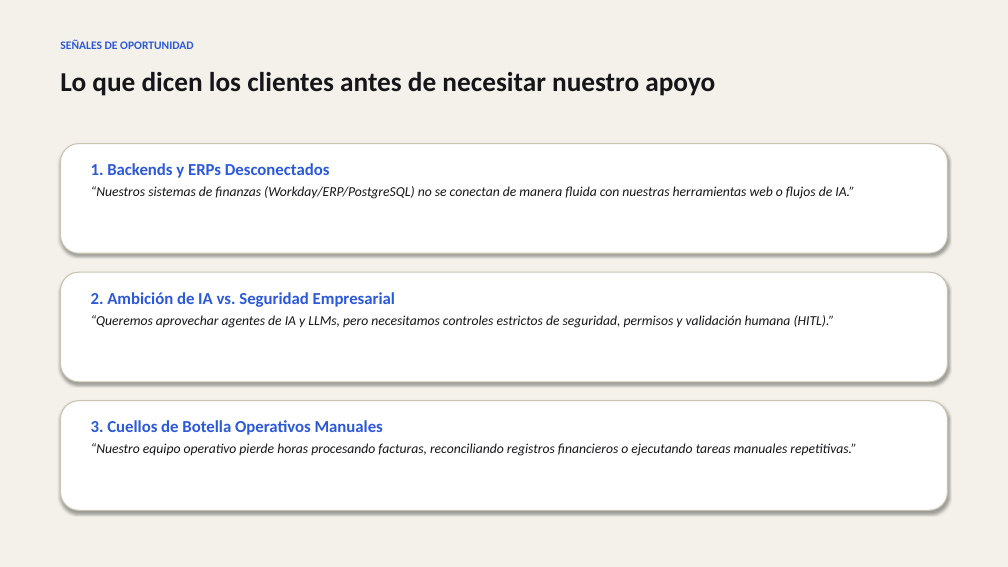
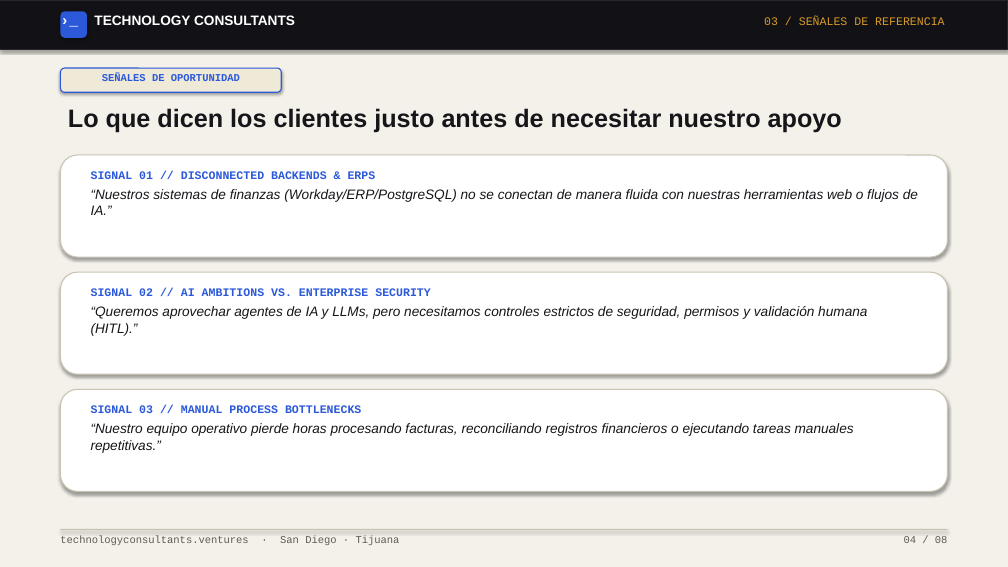
Before and after one commit to rguido198/TechnologyConsultantsVentures, a slide deck: slide 4 of Technology_Consultants_A_Quien_Enviarme_MX.pptx. Drawn at 1008x567 pixels with LibreOffice and Linux fonts; fonts in the diff are those of the drawing. Boxes give left, top, right and bottom in pixels: in the first picture for what was removed or moved away, otherwise in the second. Text is boxed around its words. In the diff, an @@ line names an element or a change of style, - is before the commit and + after.

Commit message:
Redesign PowerPoint presentations to match design.md website UI, nav header, terminal components, and design tokens

```diff
--- a/Technology_Consultants_A_Quien_Enviarme_MX.pptx
+++ b/Technology_Consultants_A_Quien_Enviarme_MX.pptx
@@ rectangle added at box(0, 0, 1008, 49), fill #121216, outline #26262C 1 pt @@
@@ rounded rectangle added at box(60, 11, 87, 38), fill #2B59D9 @@
@@ text added at box(60, 11, 87, 37), 14 pt, text #FFFFFF, bold @@
+›_
@@ text added at box(94, 15, 295, 25), 13 pt, text #FFFFFF, bold @@
+TECHNOLOGY CONSULTANTS
@@ text added at box(764, 17, 944, 25), 11 pt, text #D99B26 @@
+03 / SEÑALES DE REFERENCIA
@@ text "SEÑALES DE OPORTUNIDAD": place and size @@
-text "SEÑALES DE OPORTUNIDAD" at box(60, 39, 194, 49)
+text "SEÑALES DE OPORTUNIDAD" at box(102, 74, 240, 81)
@@ text "SEÑALES DE OPORTUNIDAD" at box(102, 74, 240, 81): size 11 to 10 pt, font Calibri to Courier New; alignment left to centre @@
@@ rounded rectangle added at box(60, 68, 281, 92), fill #EFE9D8, outline #2B59D9 1 pt @@
@@ text at box(68, 108, 842, 132): text changed; size 26 to 24 pt; font Calibri to Arial @@
-Lo que dicen los clientes antes de necesitar nuestro apoyo
+Lo que dicen los clientes justo antes de necesitar nuestro apoyo
@@ rounded rectangle: place and size @@
-rounded rectangle at box(60, 144, 948, 253)
+rounded rectangle at box(60, 155, 948, 257)
@@ text "SIGNAL 01 // DISCONNECTED BACKENDS ...": place and size @@
-text "SIGNAL 01 // DISCONNECTED BACKENDS ..." at box(91, 163, 855, 199)
+text "SIGNAL 01 // DISCONNECTED BACKENDS ..." at box(91, 171, 918, 215)
@@ text at box(91, 171, 376, 179): text changed; size 16 to 11 pt; font Calibri to Courier New @@
-1. Backends y ERPs Desconectados
+SIGNAL 01 // DISCONNECTED BACKENDS & ERPS
@@ text at box(91, 189, 918, 215): font Calibri to Arial in "“Nuestros sistemas de finanzas (Workday/ERP/PostgreSQL) no s ..." @@
@@ rounded rectangle: place and size @@
-rounded rectangle at box(60, 272, 948, 382)
+rounded rectangle at box(60, 272, 948, 374)
@@ text at box(91, 288, 431, 296): text changed; size 16 to 11 pt; font Calibri to Courier New @@
-2. Ambición de IA vs. Seguridad Empresarial
+SIGNAL 02 // AI AMBITIONS VS. ENTERPRISE SECURITY
@@ text at box(91, 306, 867, 336): font Calibri to Arial in "“Queremos aprovechar agentes de IA y LLMs, ..." @@
@@ rounded rectangle: place and size @@
-rounded rectangle at box(60, 401, 948, 510)
+rounded rectangle at box(60, 389, 948, 492)
@@ text "SIGNAL 03 // MANUAL PROCESS ...": place and size @@
-text "SIGNAL 03 // MANUAL PROCESS ..." at box(91, 420, 856, 456)
+text "SIGNAL 03 // MANUAL PROCESS ..." at box(91, 405, 854, 453)
@@ text at box(91, 405, 361, 413): text changed; size 16 to 11 pt; font Calibri to Courier New @@
-3. Cuellos de Botella Operativos Manuales
+SIGNAL 03 // MANUAL PROCESS BOTTLENECKS
@@ text at box(91, 423, 854, 453): font Calibri to Arial in "“Nuestro equipo operativo pierde horas procesando facturas, ..." @@
@@ rectangle added at box(60, 529, 948, 530), fill #C9C3B2 @@
@@ text added at box(60, 536, 400, 545), 10 pt, text #5F5C52 @@
+technologyconsultants.ventures · San Diego · Tijuana
@@ text added at box(904, 536, 948, 543), 10 pt, text #5F5C52 @@
+04 / 08
```
Also in this commit, not shown: 7 other slides changed, 1 other file.
